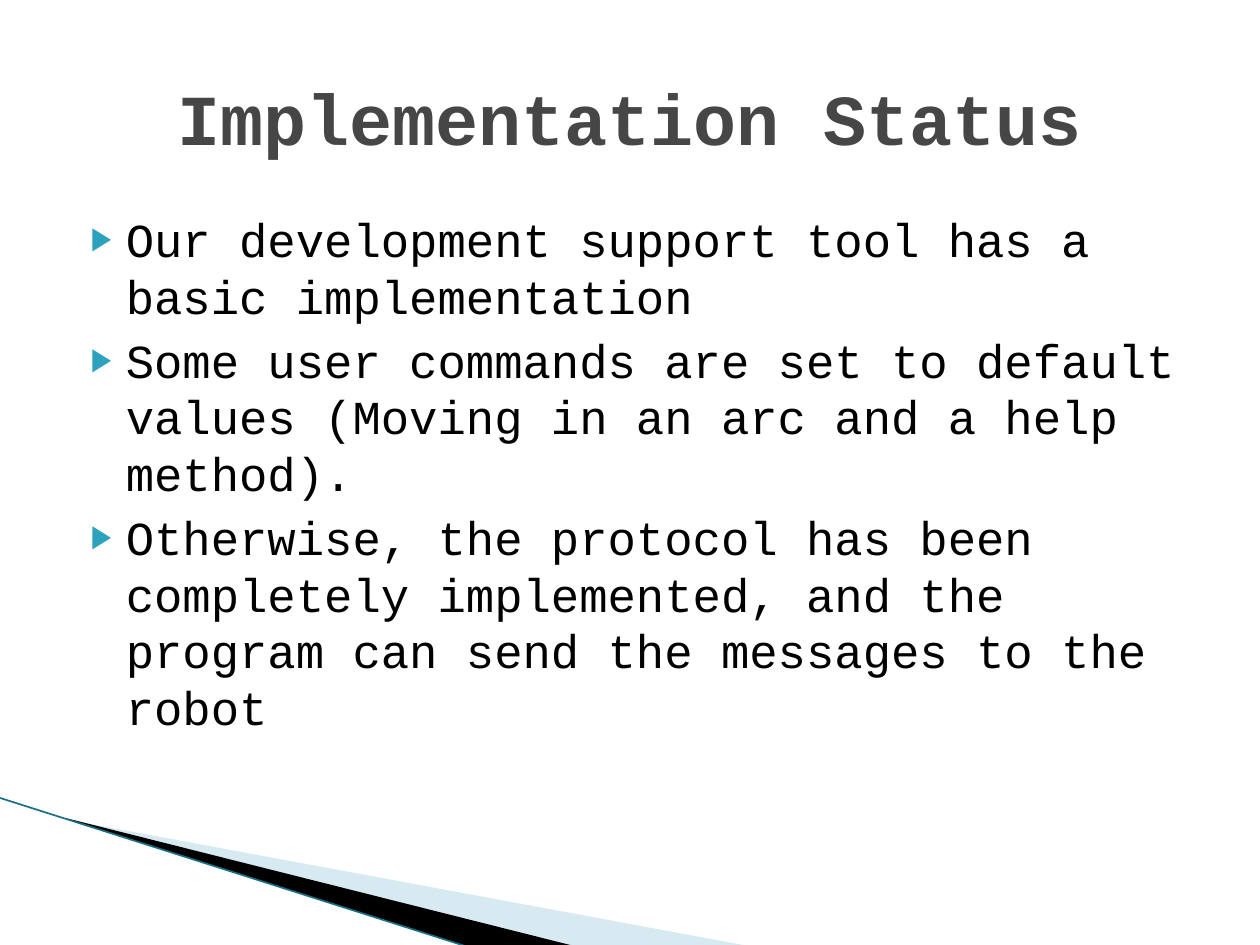
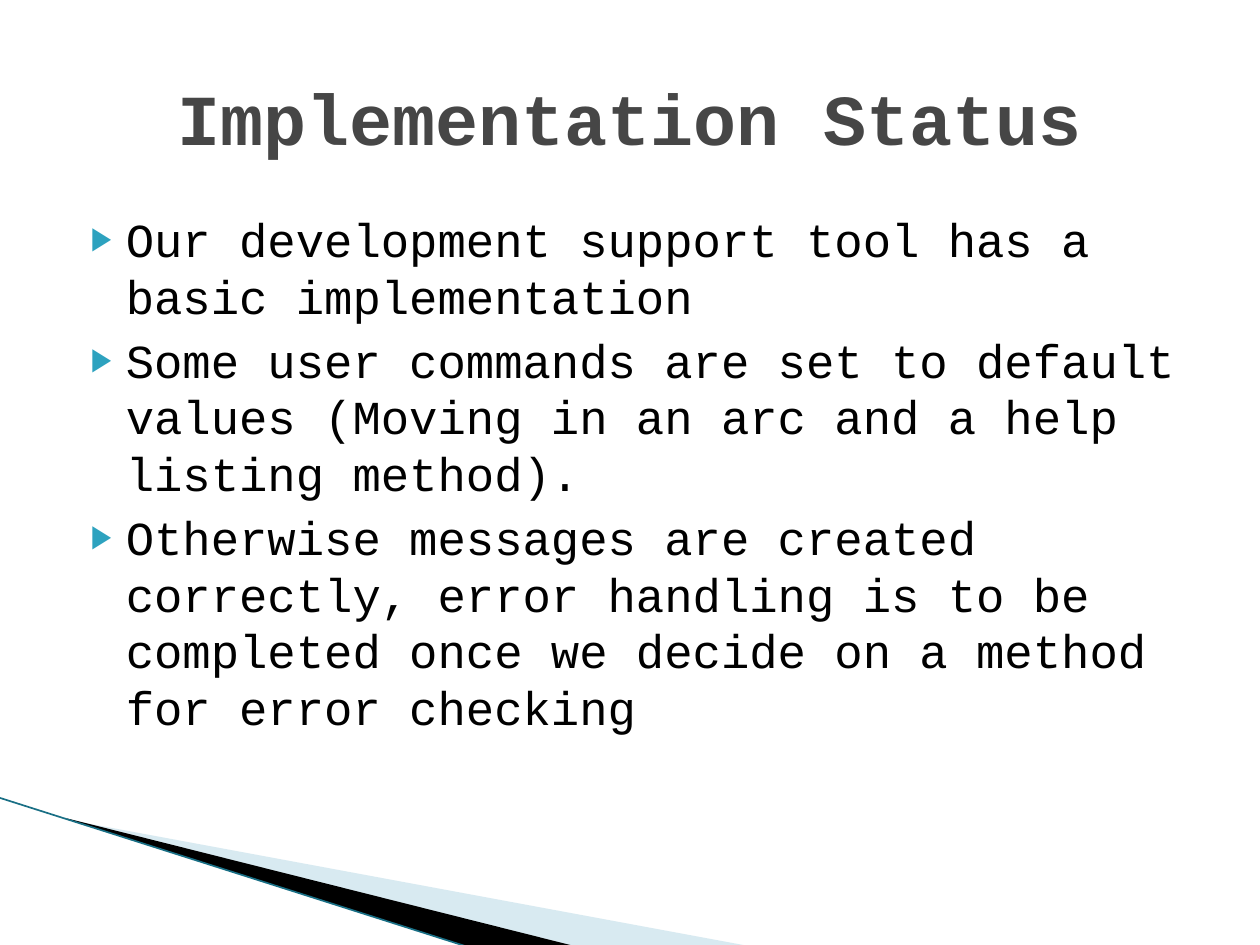
Before and after one commit to dmb2bt/CS3240-Group-19, a slide deck: slide 8 of Presentations/RoboticorpLab4.pptx. Drawn at 1260x945 pixels with LibreOffice and Linux fonts; fonts in the diff are those of the drawing; background and template pictures are left out. Boxes give left, top, right and bottom in pixels: in the first picture for what was removed or moved away, otherwise in the second. Text is boxed around its words. In the diff, an @@ line names an element or a change of style, - is before the commit and + after.

```diff
--- a/Presentations/RoboticorpLab4.pptx
+++ b/Presentations/RoboticorpLab4.pptx
@@ text at [126,344,1174,735]: text changed @@
-▶ Some user commands are set to default values (Moving in an arc and a help method).
-▶ Otherwise, the protocol has been completely implemented, and the program can send the messages to the robot
+▶ Some user commands are set to default values (Moving in an arc and a help listing method).
+▶ Otherwise messages are created correctly, error handling is to be completed once we decide on a method for error checking
```
Also in this commit, not shown: 3 other slides changed, 1 other file.
